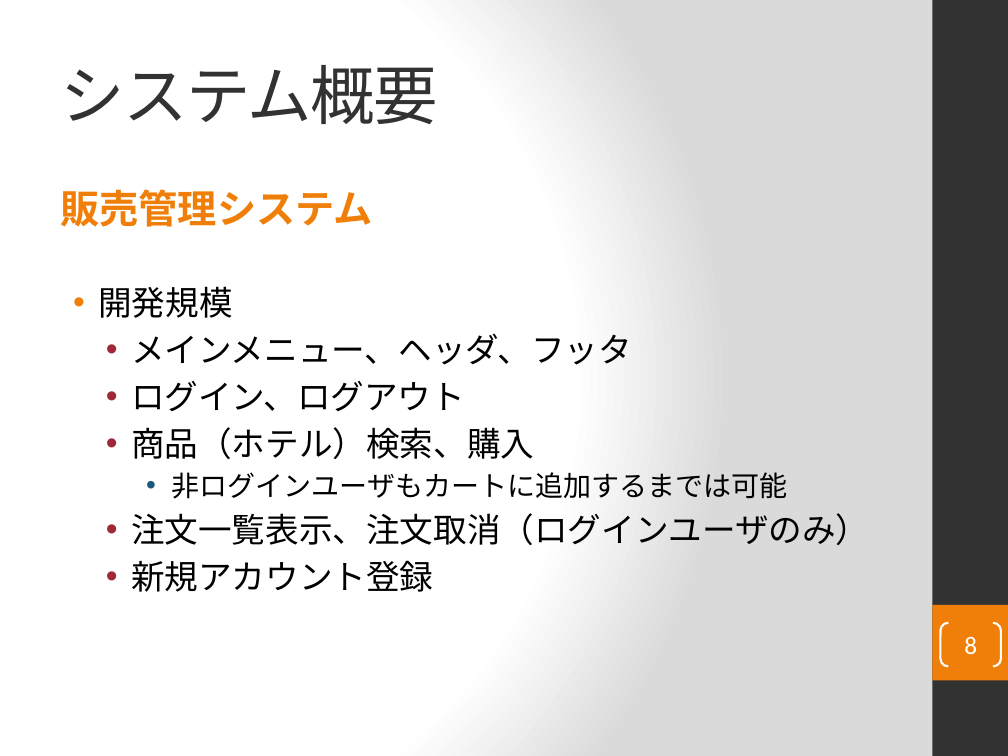
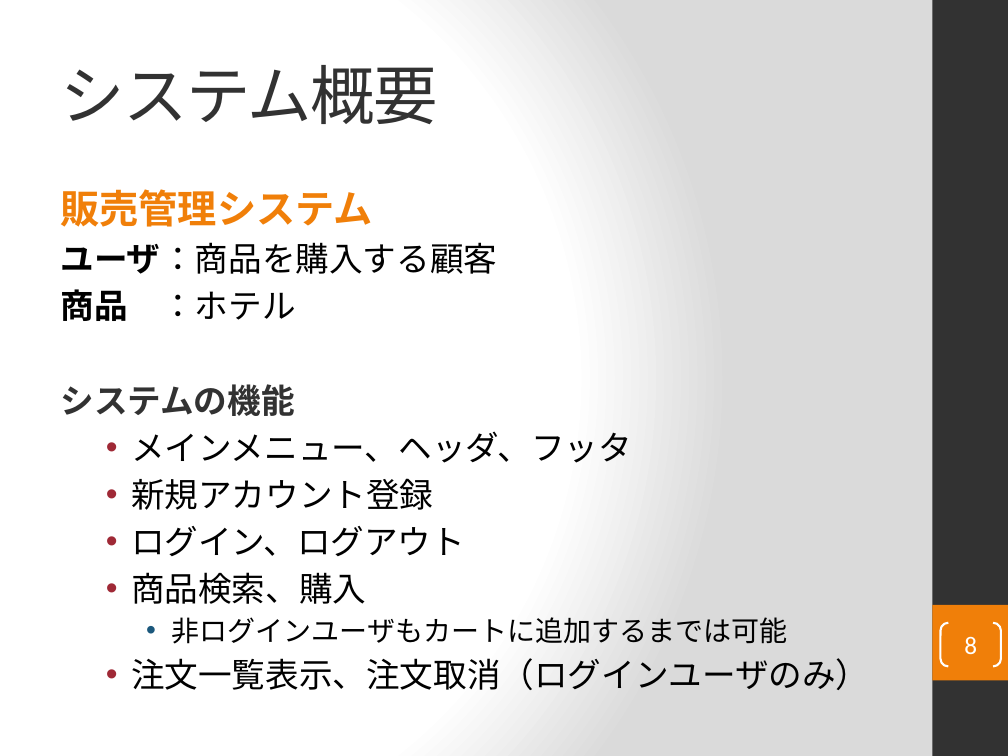
Before and after one commit to ChakaFlame/5_FGO, a slide deck: slide 8 of doc/unfinished/Presentation/5_fgoプレゼン資料.pptx. Drawn at 1008x756 pixels with LibreOffice and Linux fonts; fonts in the diff are those of the drawing. Boxes give left, top, right and bottom in pixels: in the first picture for what was removed or moved away, otherwise in the second. Text is boxed around its words. In the diff, an @@ line names an element or a change of style, - is before the commit and + after.

Commit message:
ff

```diff
--- a/doc/unfinished/Presentation/5_fgoプレゼン資料.pptx
+++ b/doc/unfinished/Presentation/5_fgoプレゼン資料.pptx
@@ text at (60,242,497,416): text changed @@
-• 開発規模
+ユーザ ：商品を購入する顧客
+商品 ：ホテル
+システムの機能
@@ text at (131,478,433,510): paragraph added @@
+  • 新規アカウント登録
@@ text at (131,560,433,592): paragraph removed @@
-  • 新規アカウント登録
@@ text at (131,572,366,604): text changed @@
-  • 商品（ホテル）検索、購入
+  • 商品検索、購入
```
Also in this commit, not shown: 3 other slides changed, 4 slides added, 2 slides removed.
